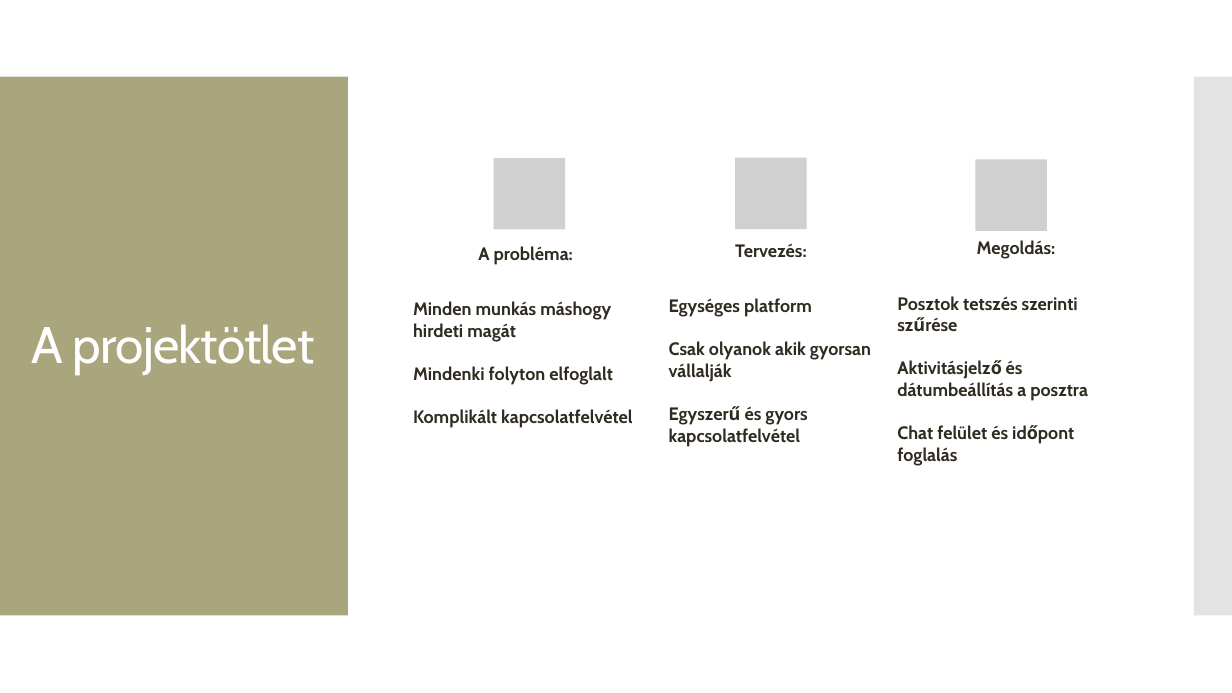
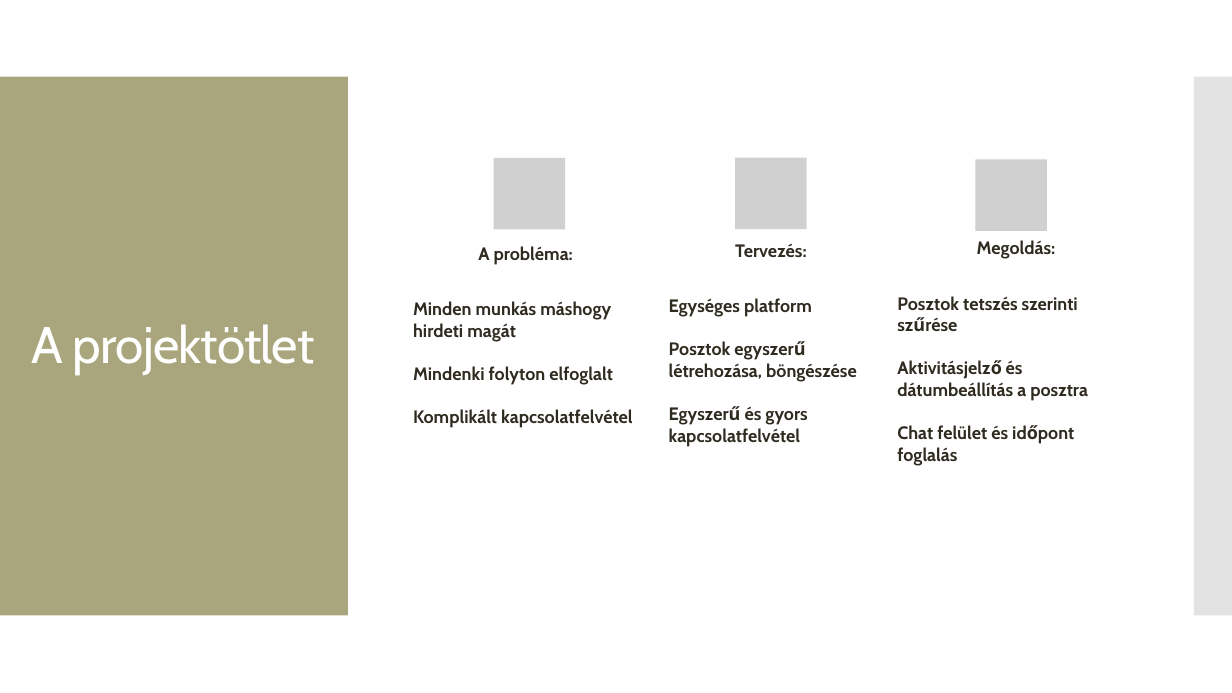
Before and after one commit to ramhap00/ramhapgergo, a slide deck: slide 2 of prezentáció.pptx. Drawn at 1232x693 pixels with LibreOffice and Linux fonts; fonts in the diff are those of the drawing; grey boxes stand for pictures; background and template pictures are left out. Boxes give left, top, right and bottom in pixels: in the first picture for what was removed or moved away, otherwise in the second. Text is boxed around its words. In the diff, an @@ line names an element or a change of style, - is before the commit and + after.

```diff
--- a/prezentáció.pptx
+++ b/prezentáció.pptx
@@ text at [669, 298, 857, 447]: text changed @@
-Egységes platform
-Csak olyanok akik gyorsan vállalják
-Egyszerű és gyors kapcsolatfelvétel
+Egységes platform
+Posztok egyszerű létrehozása, böngészése
+Egyszerű és gyors kapcsolatfelvétel
```
Also in this commit, not shown: 1 other slide changed, 4 slides added, 8 slides removed.
